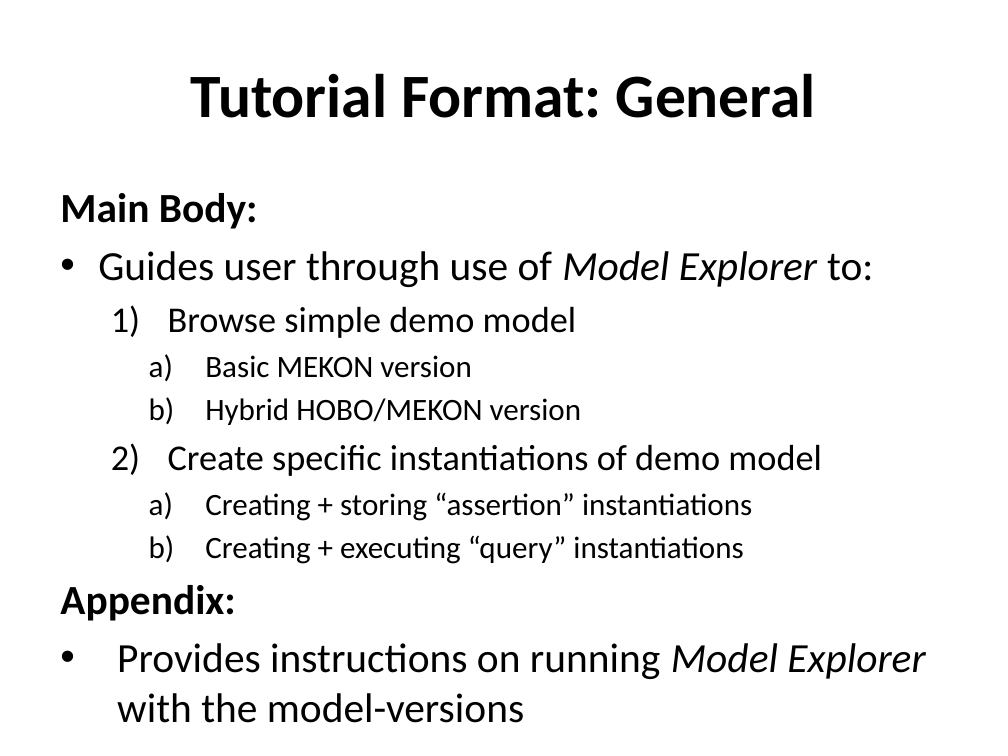
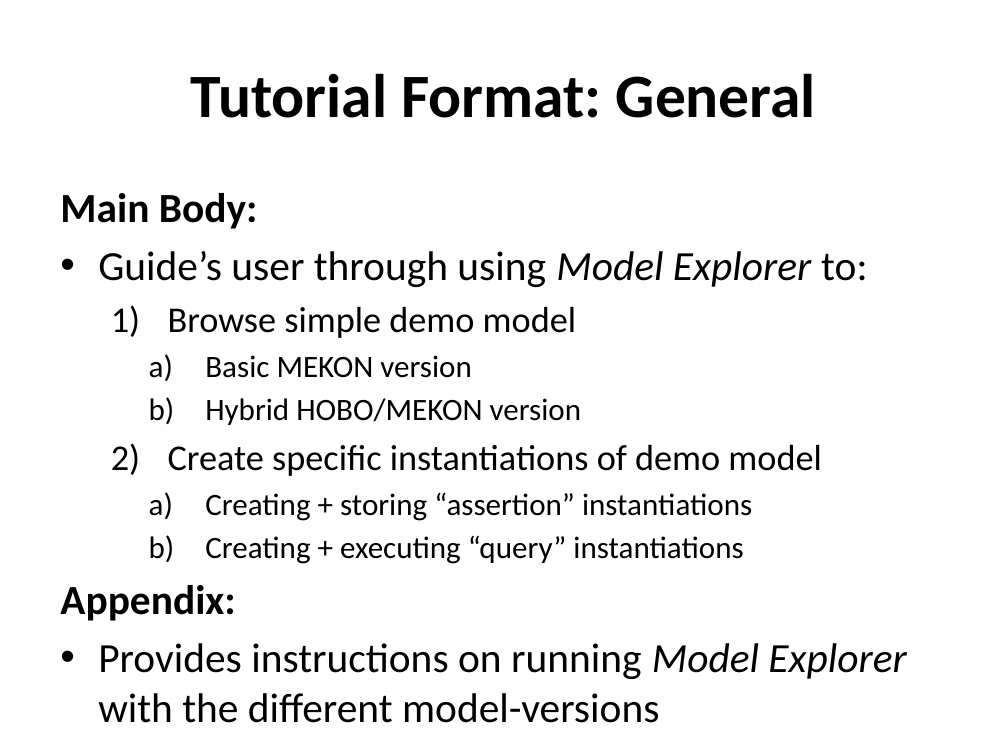
Before and after one commit to colin-puleston/mekon-hobo, a slide deck: slide 5 of docs/MEKON-HOBO Introductory Tutorial.pptx. Drawn at 1008x756 pixels with LibreOffice and Linux fonts; fonts in the diff are those of the drawing. Boxes give left, top, right and bottom in pixels: in the first picture for what was removed or moved away, otherwise in the second. Text is boxed around its words. In the diff, an @@ line names an element or a change of style, - is before the commit and + after.

```diff
--- a/docs/MEKON-HOBO Introductory Tutorial.pptx
+++ b/docs/MEKON-HOBO Introductory Tutorial.pptx
@@ text at [98,251,867,287]: text changed @@
-• Guides user through use of Model Explorer to:
+• Guide’s user through using Model Explorer to:
@@ text at [98,643,906,723]: text changed @@
-• Provides instructions on running Model Explorer with the model-versions
+• Provides instructions on running Model Explorer with the different model-versions
```
Also in this commit, not shown: 3 other slides changed, 2 slides added, 1 slide removed.
